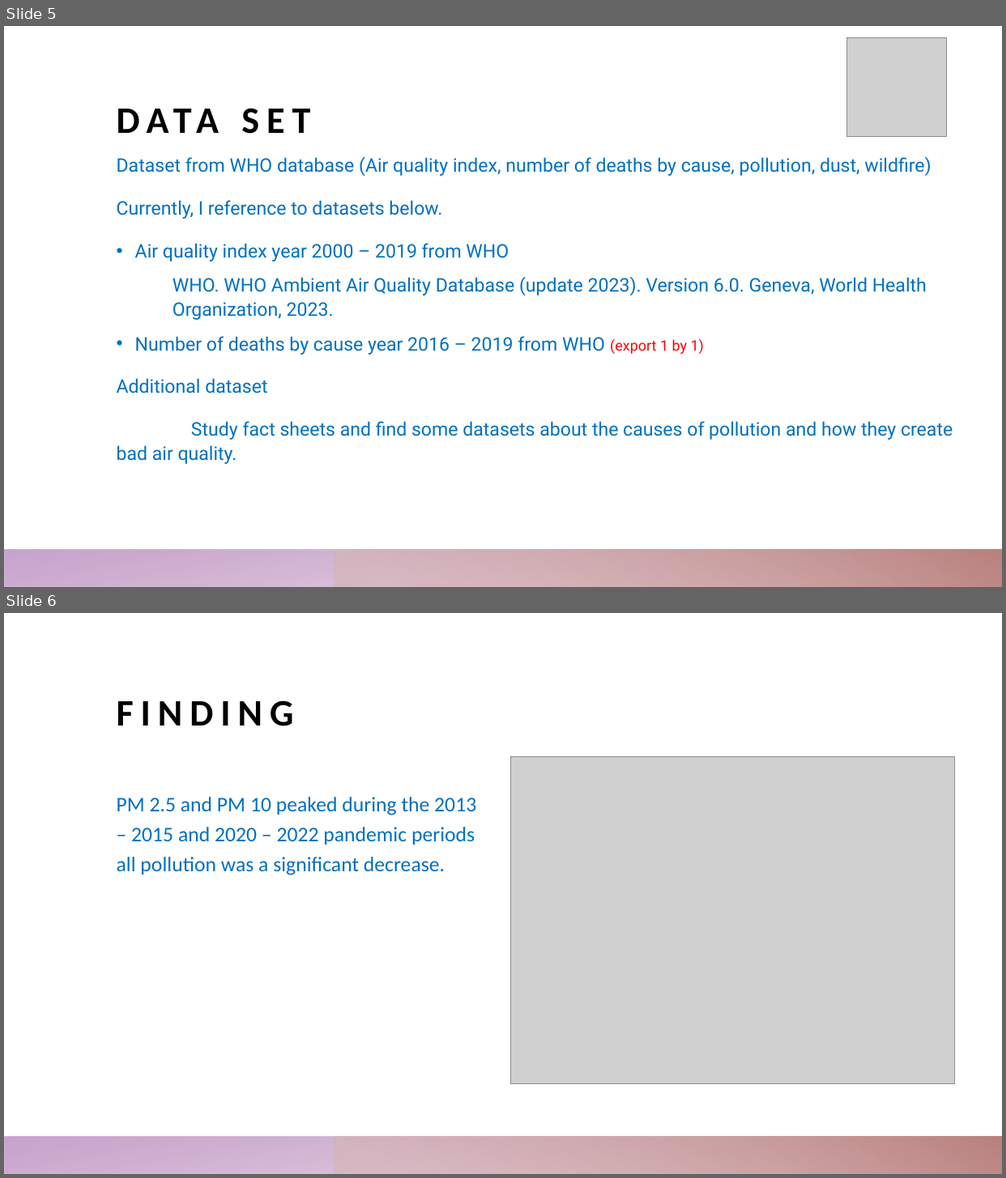
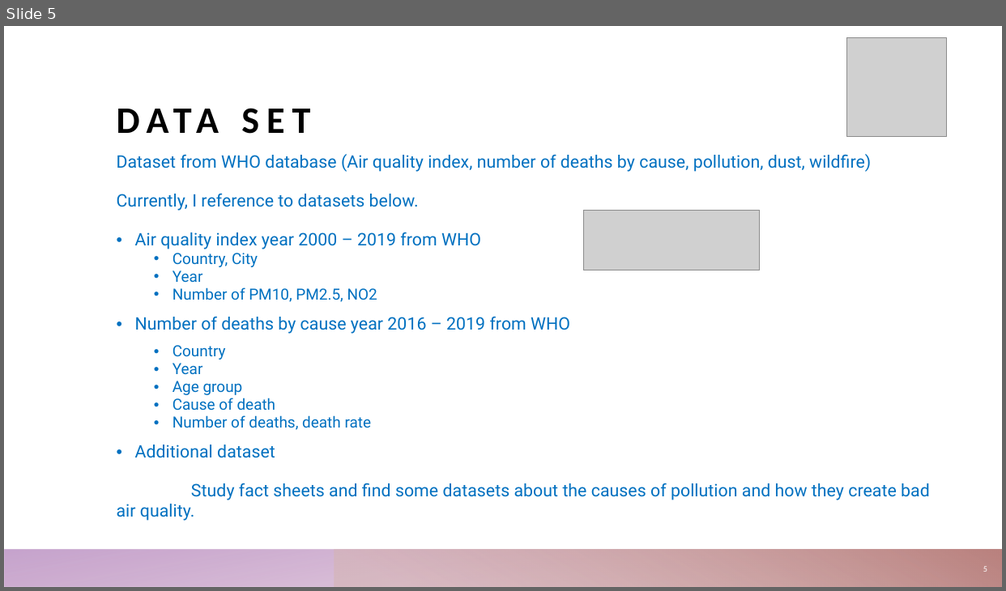
Before and after one commit to Nattie29/Capstone, a slide deck: Capstone Project Sprint1.pptm. Shown one above the other, each under a label of ours: slides 5 and 6 before the commit, slide 5 after it. The pictures are 1006x1178 and 1006x591 pixels, drawn with LibreOffice and Linux fonts; fonts in the diff are those of the drawing; grey boxes stand for pictures. Boxes give left, top, right and bottom in pixels: in the first picture for what was removed or moved away, otherwise in the second. Text is boxed around its words. In the diff, an @@ line names an element or a change of style, - is before the commit and + after.

```diff
--- a/Capstone Project Sprint1.pptm
+++ b/Capstone Project Sprint1.pptm
@@ slide 6 removed at bbox=[4, 613, 1002, 1174], background #FFFFFF; not listed: 2 template elements that a slide beside it also shows @@
@@ title removed at bbox=[117, 700, 294, 726] @@
-FINDING
@@ picture removed at bbox=[511, 756, 955, 1084] @@
@@ text removed at bbox=[117, 797, 476, 875] @@
-PM 2.5 and PM 10 peaked during the 2013 – 2015 and 2020 – 2022 pandemic periods all pollution was a significant decrease.
@@ slide 5 changed as well @@
@@ text at bbox=[117, 154, 930, 521]: size 18 to 16.6 pt in "Dataset from WHO database (Air quality index, ...", "Currently, I reference to datasets below.", "Air quality index year 2000 – 2019 ...", "Additional dataset" and 1 more places; line spacing 1.07 to 0.97; bullet none to • @@
@@ picture added at bbox=[583, 210, 760, 271] @@
@@ text at bbox=[135, 253, 570, 430]: text changed; size 18 to 14.8 pt @@
-WHO. WHO Ambient Air Quality Database (update 2023). Version 6.0. Geneva, World Health Organization, 2023.
-• Number of deaths by cause year 2016 – 2019 from WHO (export 1 by 1)
+  • Country, City
+  • Year
+  • Number of PM10, PM2.5, NO2
+• Number of deaths by cause year 2016 – 2019 from WHO
+  • Country
+  • Year
+  • Age group
+  • Cause of death
+  • Number of deaths, death rate
@@ page number added at bbox=[983, 566, 987, 572], 8 pt, text #FFFFFF @@
+5
```
Also in this commit, not shown: 6 other slides changed, 2 slides added, 2 other files.
